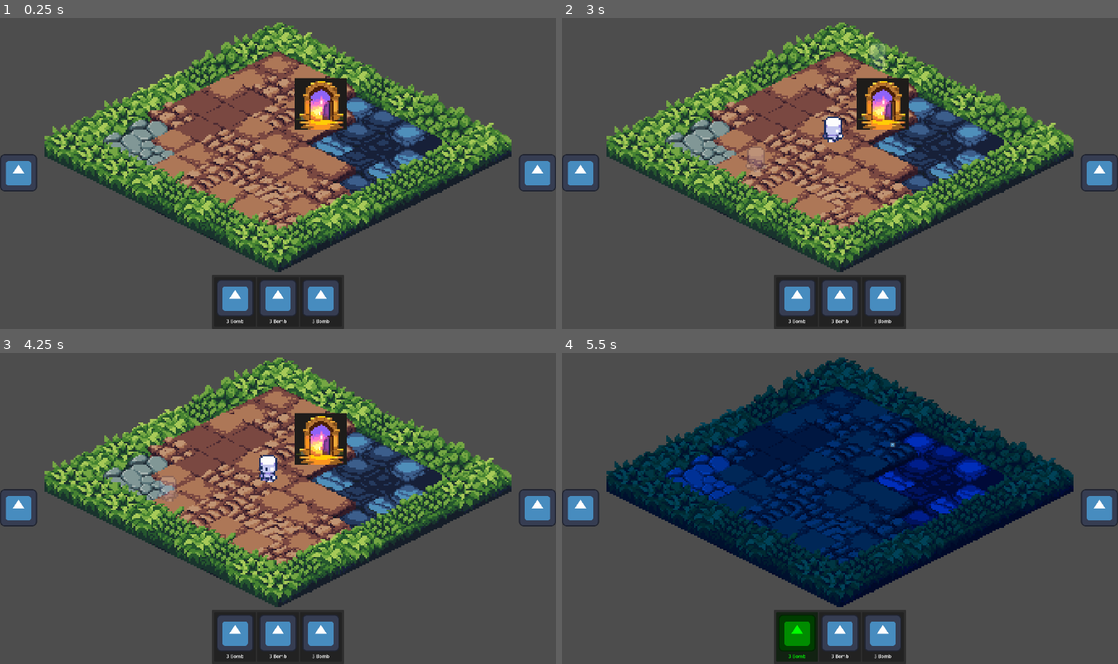
Above: before the commit, frames 1-4 (two rows, left to right).
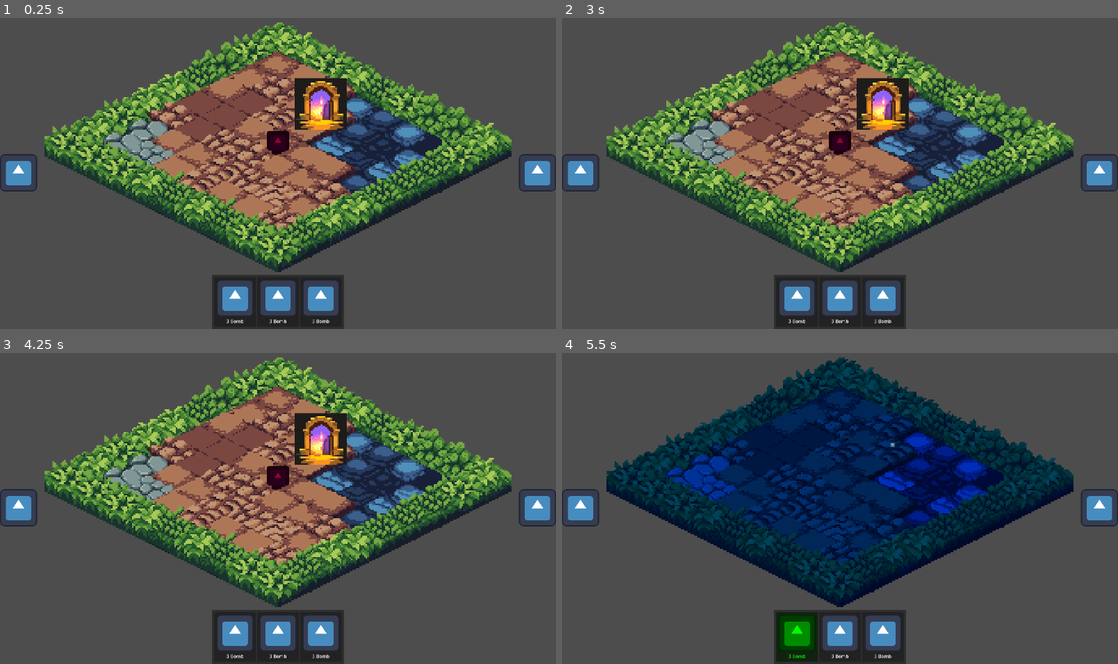
Above: after the commit, the same moments.

Repository: HephaistosForge/Chronominions
Game: Godot game, scene res://playgrounds/playground_christoph.tscn
Same seed, same stepped clock (60 frames per second), same inputs: the game is played once before the commit and once after it. This scene is started directly instead of the project's main scene. The engine's default icon, where the game draws it, is replaced by a stand-in: a white triangle on a blue panel in a dark square.
Inputs (mouse positions are in pixels of both pictures, inside the frame that each line leads up to):
- Up to frame 1 (0.25 s): no input
- Up to frame 2 (3 s): click (1101, 173) at 0.5 s; click (1101, 173) at 1.25 s; click (578, 173) at 2 s; click (578, 173) at 2.75 s
- Up to frame 3 (4.25 s): click (16, 508) at 3.5 s
- Up to frame 4 (5.5 s): click (1101, 508) at 4.25 s; tap Enter at 5 s; drag from (795, 636) to (895, 440) at 5.02 s

The runs differ from the first frame. In frame 1, 0.3% of the frame differs, in the area x 48-52%, y 36-44%; in frame 2, 0.8%, in the area x 33-59%, y 8-50%; in frame 3, 0.6%; in frame 4, nothing differs.

Commit message:
modified lemming

Diff:
--- a/game_objects/lemming_spawner/lemming_spawner.gd
+++ b/game_objects/lemming_spawner/lemming_spawner.gd
@@ -9,9 +9,11 @@
 
 @export var lemming_population: int = 10
 @export var init_direction: Vector2 = Globals.NE
-@export var init_epoch: Globals.Epoch = Globals.Epoch.PAST
 
+var epoch: Globals.Epoch
 
+func _ready():
+	epoch = get_parent().epoch
 
 
 
@@ -20,7 +22,7 @@
 	if lemming_population:
 		var lemming_scene = LEMMING_SCENE.instantiate()
 		lemming_scene.direction = direction[randi_range(0,3)]
-		lemming_scene.own_epoch = rand.randi_range(-1,1)
+		lemming_scene.own_epoch = epoch
 		lemming_population-=1
+		lemming_scene.global_position = global_position
 		add_sibling(lemming_scene)
-		lemming_scene.global_position = global_position
--- a/game_objects/lemmings/lemming.tscn
+++ b/game_objects/lemmings/lemming.tscn
@@ -141,7 +141,6 @@
 }
 
 [node name="Lemming" type="CharacterBody2D"]
-z_index = 1
 script = ExtResource("1_db08k")
 
 [node name="Sprite2D" type="Sprite2D" parent="."]
--- a/playgrounds/playground_christoph.tscn
+++ b/playgrounds/playground_christoph.tscn
@@ -1,22 +1,33 @@
-[gd_scene load_steps=4 format=3 uid="uid://d11ptteyfqwgj"]
+[gd_scene load_steps=5 format=3 uid="uid://d11ptteyfqwgj"]
 
 [ext_resource type="PackedScene" uid="uid://iup344dbdef3" path="res://game_objects/map/world/world.tscn" id="1_m7h5j"]
 [ext_resource type="PackedScene" uid="uid://bnmtihuiugbgs" path="res://game_objects/lemming_despawner/lemming_despawner.tscn" id="4_58liy"]
 [ext_resource type="PackedScene" uid="uid://cfiv0ufmapcy1" path="res://game_objects/lemming_spawner/lemming_spawner.tscn" id="4_o8lne"]
+[ext_resource type="PackedScene" uid="uid://b8cpl7nb4rqxo" path="res://game_objects/pickups/bomb_pickup.tscn" id="4_phypd"]
 
 [node name="PlaygroundChristoph" type="Node2D"]
 
 [node name="World" parent="." instance=ExtResource("1_m7h5j")]
 position = Vector2(1641, 653.5)
 
+[node name="EpochTileMap" parent="World/EpochMap" index="0"]
+epoch = -1
+
 [node name="LemmingDespawner" parent="World/EpochMap/EpochTileMap" index="0" instance=ExtResource("4_58liy")]
 z_index = 1
 y_sort_enabled = true
 position = Vector2(26.25, -23.8125)
+monitoring = false
+epoch = -1
 
 [node name="LemmingSpawner" parent="World/EpochMap/EpochTileMap" index="1" instance=ExtResource("4_o8lne")]
 position = Vector2(-3.75, -7.9375)
 scale = Vector2(0.125, 0.125)
 
+[node name="BombPickup" parent="World/EpochMap/EpochTileMap" index="2" instance=ExtResource("4_phypd")]
+
+[node name="EpochTileMap3" parent="World/EpochMap" index="2"]
+epoch = 1
+
 [editable path="World"]
 [editable path="World/EpochMap"]
